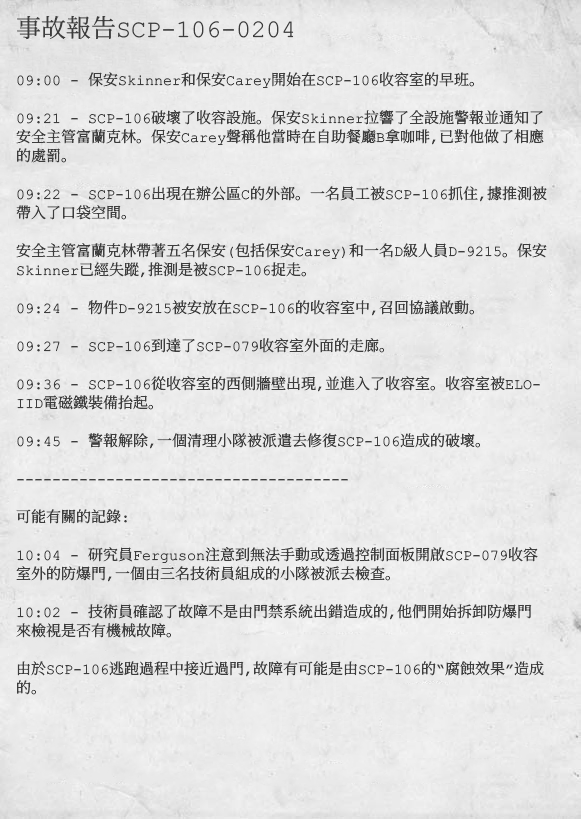
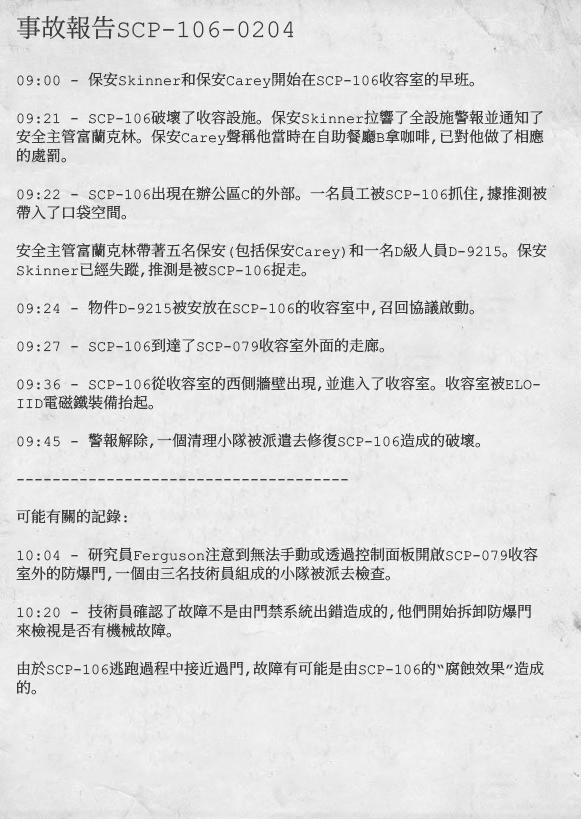
Comparing the layer stacks of the two 581x819 images. Changes:
painted on "事故報告SCP-106-0204 09:00 - 保安Skinner和保安Carey開始在SCP-106收容室的早班。" over [44, 607, 60, 618]
